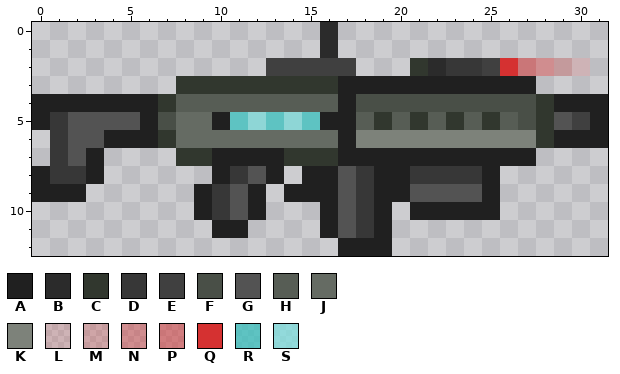
File history of a pixel-art sprite, assets/image/weapons/assault-rifles/komplimenter.png. That is the earlier state.
The file is 32x13 pixels. Colours within 5 levels of each other are drawn and written as one.
Palette (. is transparent): A #202020  B #2b2b2b  C #31372e  D #373737  E #404040  F #494f47  G #535353  H #575d55  J #656b63  K #7d827a  L #d531312a  M #d5313142  N #d5313168  P #d5313182  Q #d53131  R #2fbfbcb3  S #79e0dfb3
Pixels before, first column x 0:
 0 ................B...............
 1 ................B...............
 2 .............EEEEE...CBDDEQPNML.
 3 ........CCCCCCCCCAAAAAAAAAAA....
 4 AAAAAAACHHHHHHHHHAFFFFFFFFFFCAAA
 5 ADGGGGAFJJARSRSRAAHCHCHCHCHFCGEA
 6 .DGGAAACJJJJJJJJJAKKKKKKKKKKCAAA
 7 .DGA....CCAAAACCCAAAAAAAAAAA....
 8 ADDA......ADGA.AAGDAADDDDA......
 9 AAA......ADGA.AAAGDAAGGGGA......
10 .........ADGA...AGDA.AAAAA......
11 ..........AA....AGDA............
12 .................AAA............
Once edited:
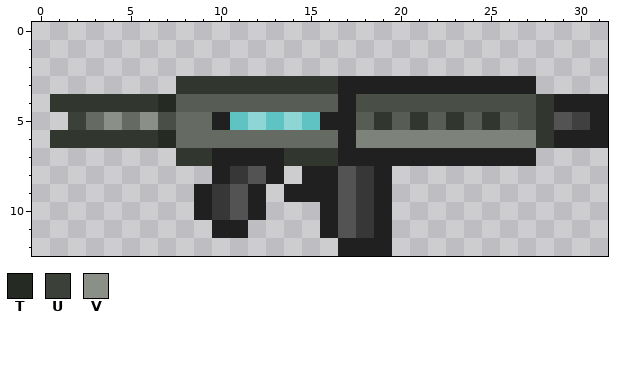
Colours new in this view: T #252b23  U #3b4139  V #8a8f88
Commit: Initial attachment assets, komplimenter bare-down
The edit:
Changed rows in their new state; - is an unchanged pixel.
first column x 0:
 0 ----------------.--------------
 1 ----------------.--------------
 2 -------------.....---..........
 4 .CCCCCCT-----------------------
 5 ..UJVJV------------------------
 6 -CCCCCCT-----------------------
 7 -...---------------------------
 8 ....----------------......-----
 9 ...-----------------......-----
10 ---------------------.....-----
Pixel boxes of the changes (left, top, right, bottom) in both pictures:
erased: (266, 22, 356, 76)
erased: (410, 58, 590, 76)
changed: (32, 94, 176, 202)
erased: (392, 166, 500, 220)
